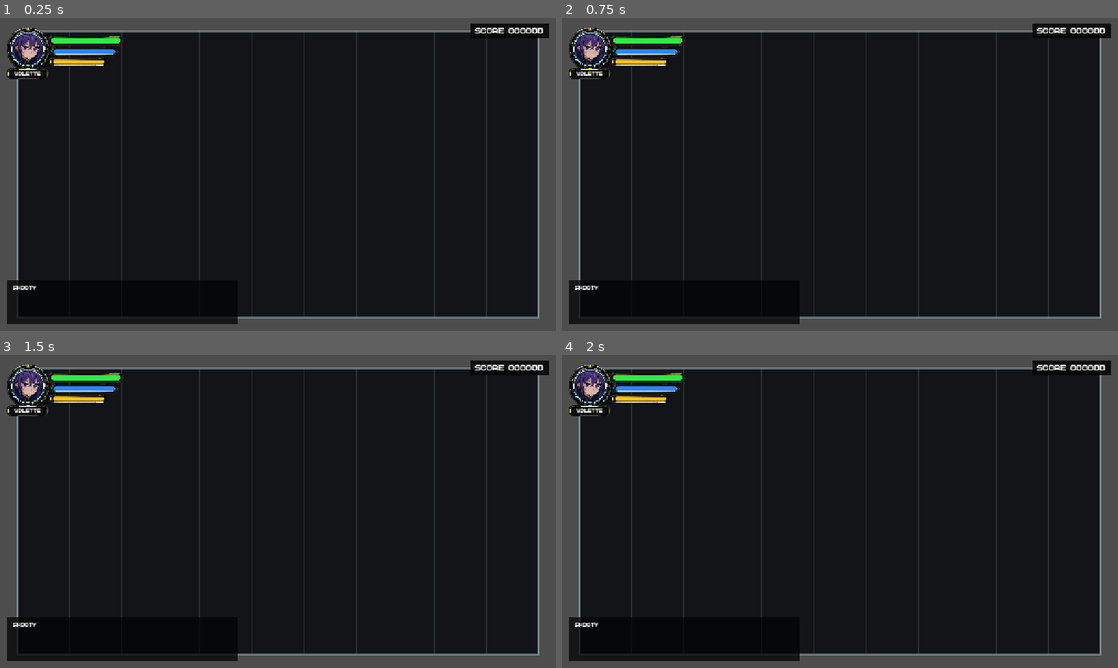
Above: before the commit, frames 1-4 (two rows, left to right).
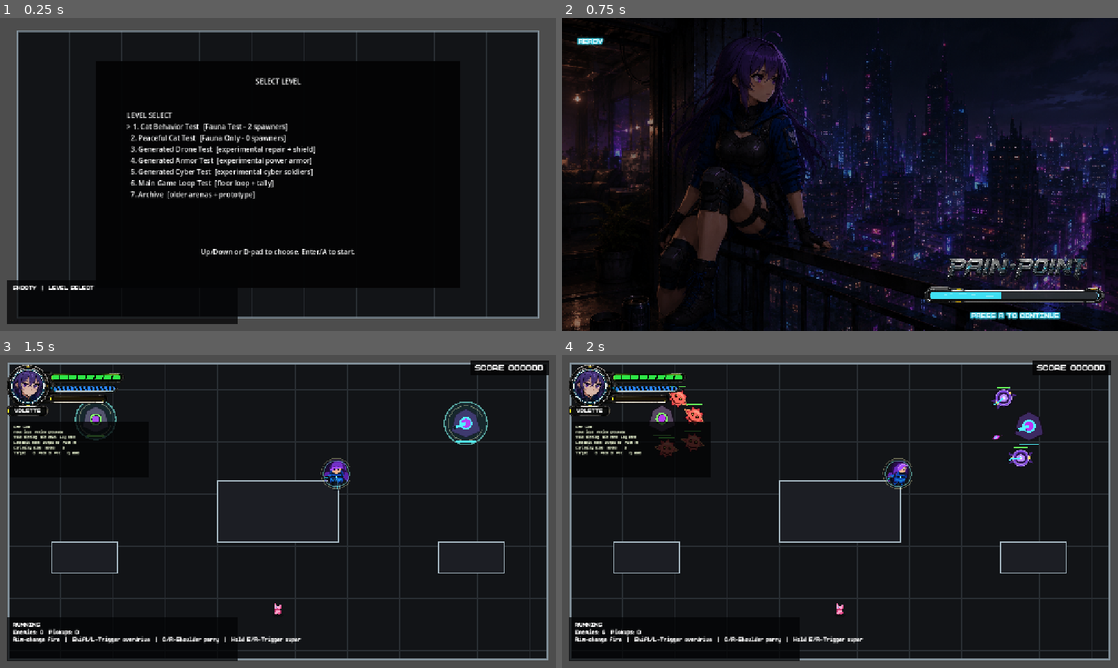
Above: after the commit, the same moments.

Repository: jonzirk76/PAINPOINT
Game: Godot game, scene res://scenes/main.tscn
The game is run twice, just before and just after one commit, with the same random seed, the same clock (stepped at 60 frames per second) and the same inputs.
Inputs (mouse positions are in pixels of both pictures, inside the frame that each line leads up to):
- Up to frame 1 (0.25 s): no input
- Up to frame 2 (0.75 s): tap Enter at 0.5 s; move the mouse to (962, 158) at 0.52 s; hold D from 0.53 s (still down); tap R at 0.6 s; click (962, 158) at 0.67 s
- Up to frame 3 (1.5 s): tap Space at 0.77 s; move the mouse to (166, 527) at 1.27 s; release D at 1.28 s; hold Down from 1.28 s (still down); tap Enter at 1.35 s
- Up to frame 4 (2 s): keep holding Down; tap Space at 1.52 s

The runs differ from the first frame. In frame 1, 5.4% of the frame differs, in the area x 1-99%, y 1-88%; in frame 2, 32%, in the area x 0-100%, y 0-100%; in frame 3, 14%; in frame 4, 14%.
Error before the commit: Parse Error: Cannot infer the type of "progress" variable because the value doesn't have a set type. (res://scripts/orchestrators/game_orchestrator.gd:1014)

Commit message:
Fix agent intro parser type inference

Diff:
--- a/scripts/orchestrators/game_orchestrator.gd
+++ b/scripts/orchestrators/game_orchestrator.gd
@@ -865,7 +865,7 @@
 	_boss_health_pending_reveal_duration = max(fill_seconds, 0.05)
 	_boss_health_reveal_duration = 0.0
 	_boss_health_reveal_remaining = 0.0
-	var presentation_seconds := _boss_intro_name_fade_duration + _boss_health_pending_reveal_duration
+	var presentation_seconds: float = _boss_intro_name_fade_duration + _boss_health_pending_reveal_duration
 	if _boss_intro_name_fade_remaining <= 0.0:
 		_begin_boss_health_reveal()
 	_boss_alert_duration = max(max(intro_seconds, presentation_seconds), 0.05)
@@ -981,7 +981,7 @@
 	if _boss_health_label != null:
 		_boss_health_label.text = _get_boss_display_name()
 		_boss_health_label.modulate = Color(1.0, 1.0, 1.0, _get_boss_intro_name_alpha())
-	var show_health_meter := not _is_boss_intro_name_fade_active()
+	var show_health_meter: bool = not _is_boss_intro_name_fade_active()
 	if _boss_health_bar_back != null:
 		_boss_health_bar_back.visible = show_health_meter
 	if _boss_health_tick_layer != null:
@@ -1011,7 +1011,7 @@
 		return 1.0
 	if _boss_intro_name_fade_remaining <= 0.0:
 		return 1.0
-	var progress := 1.0 - clamp(_boss_intro_name_fade_remaining / _boss_intro_name_fade_duration, 0.0, 1.0)
+	var progress: float = 1.0 - clamp(_boss_intro_name_fade_remaining / _boss_intro_name_fade_duration, 0.0, 1.0)
 	return progress * progress * (3.0 - 2.0 * progress)
 
 
